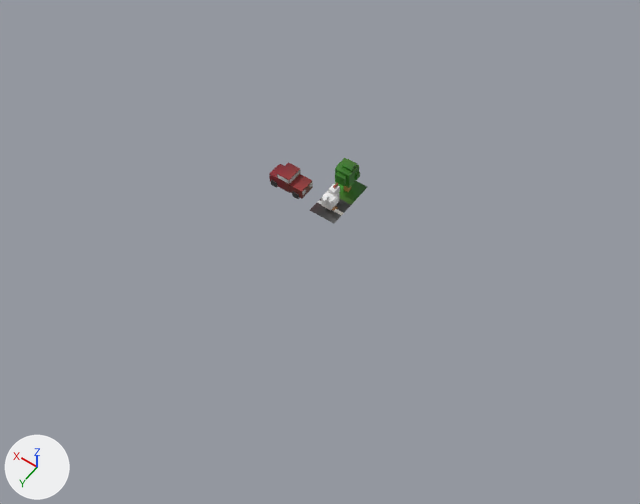
The Blender file assets/3d.blend as it was, and as the next commit left it.
One viewpoint serves both versions: a 50 mm camera at (-44.0, 63.9, 89.6) aimed at (-2.2, 5.4, -2.3). Every picture has the same lights, and +X, +Y and +Z are marked at lower left.

The first picture shows 'Car', 'Grass', 'Road', 'Tree'.
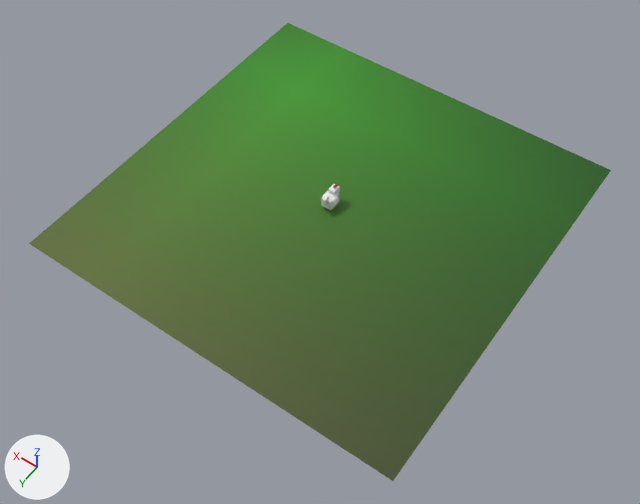
The change, as a list of edits to the scene's bpy script:
```text
Add me_plane:
    me_plane.from_pydata(...)  # 4 vertices, 1 face; spans x -1.0..1.0, y -1.0..1.0, z 0.0
    me_plane.materials.append(mat_texture)  # picture img_palette_png
Change ob_road:
    add ob_road.hide_render = True
Change ob_grass:
    add ob_grass.hide_render = True
Change ob_tree:
    add ob_tree.hide_render = True
Change ob_car:
    add ob_car.hide_render = True
Add ob_plane:
    ob_plane = bpy.data.objects.new('Plane', me_plane)
    ob_plane.location = (0.1, 0.0, 0.3)
    ob_plane.scale = (27.7, 27.7, 27.7)
```

What differs and where, as boxes (x1, y1, x2, y2) in the pictures (640 x 504 px):
'Plane', added (green): after (29, 23, 611, 481)
'Car', hidden (brown): before (269, 162, 313, 199)
'Tree', hidden (green): before (335, 158, 360, 192)
'Road', hidden: before (310, 199, 351, 223)
'Grass', hidden: before (335, 181, 367, 205)
